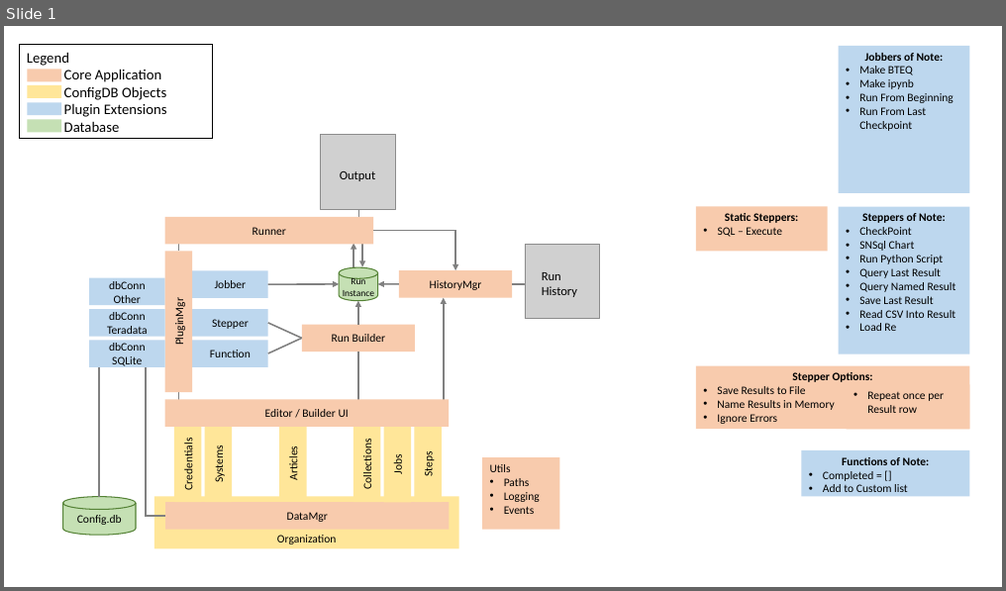
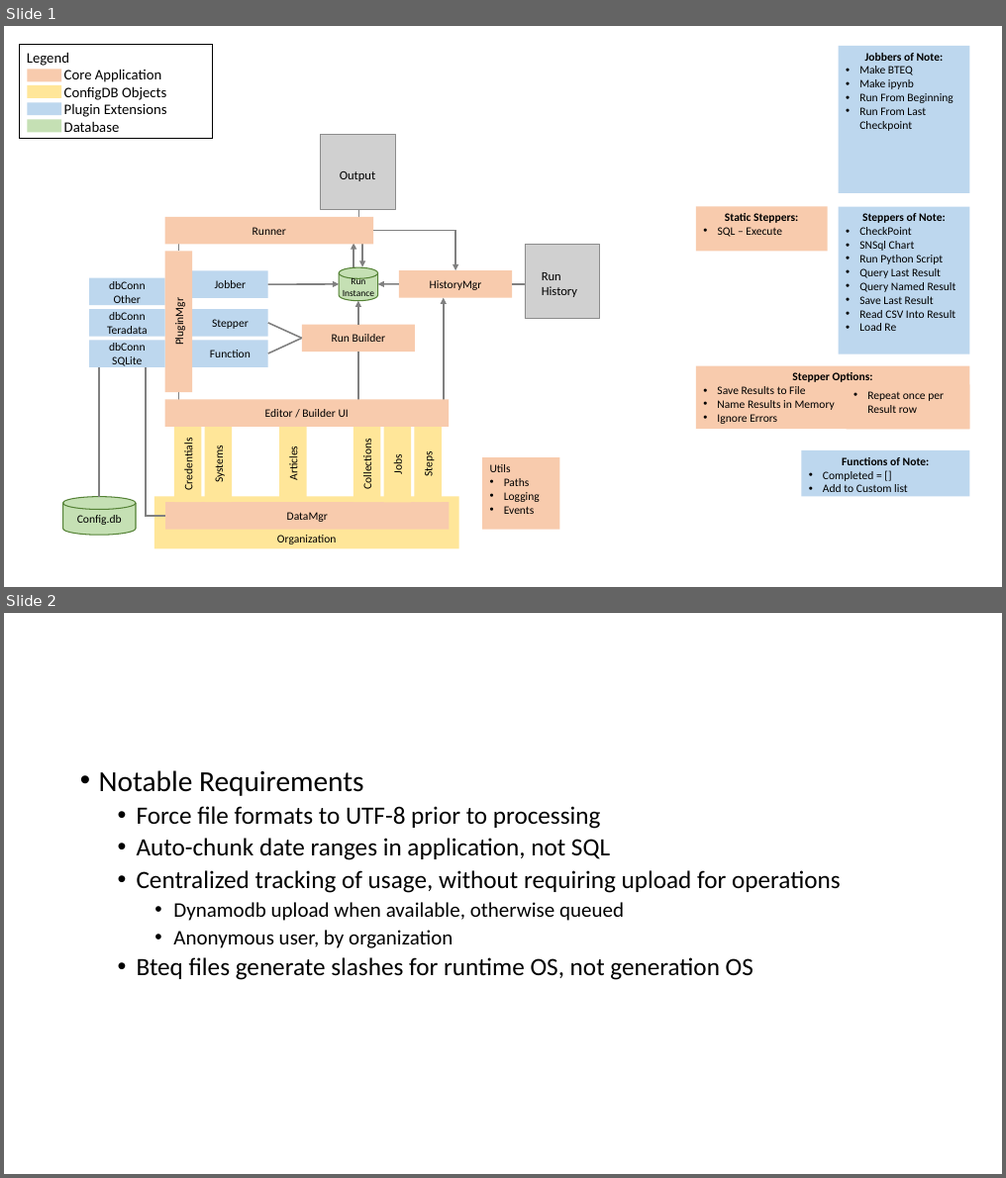
Before and after one commit to Stephen-Hilton/sqljin, a slide deck: application architecture.pptx. Shown one above the other, each under a label of ours: slide 1 before the commit, slides 1 and 2 after it. The pictures are 1006x591 and 1006x1178 pixels, drawn with LibreOffice and Linux fonts; fonts in the diff are those of the drawing; grey boxes stand for pictures. Boxes give left, top, right and bottom in pixels: in the first picture for what was removed or moved away, otherwise in the second. Text is boxed around its words. In the diff, an @@ line names an element or a change of style, - is before the commit and + after.

```diff
--- a/application architecture.pptx
+++ b/application architecture.pptx
@@ slide 2 added at (4, 613, 1002, 1174), background #FFFFFF @@
@@ text added at (99, 770, 841, 980), 24 pt, text #000000 @@
+• Notable Requirements
+  • Force file formats to UTF-8 prior to processing
+  • Auto-chunk date ranges in application, not SQL
+  • Centralized tracking of usage, without requiring upload for operations
+    • Dynamodb upload when available, otherwise queued
+    • Anonymous user, by organization
+  • Bteq files generate slashes for runtime OS, not generation OS
```
Also in this commit, not shown: 2 other files.
